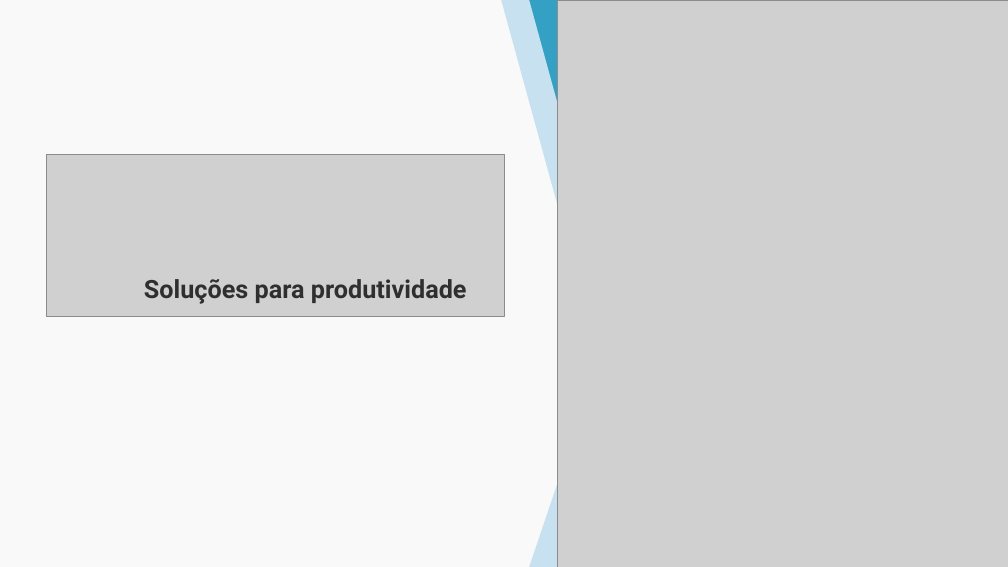
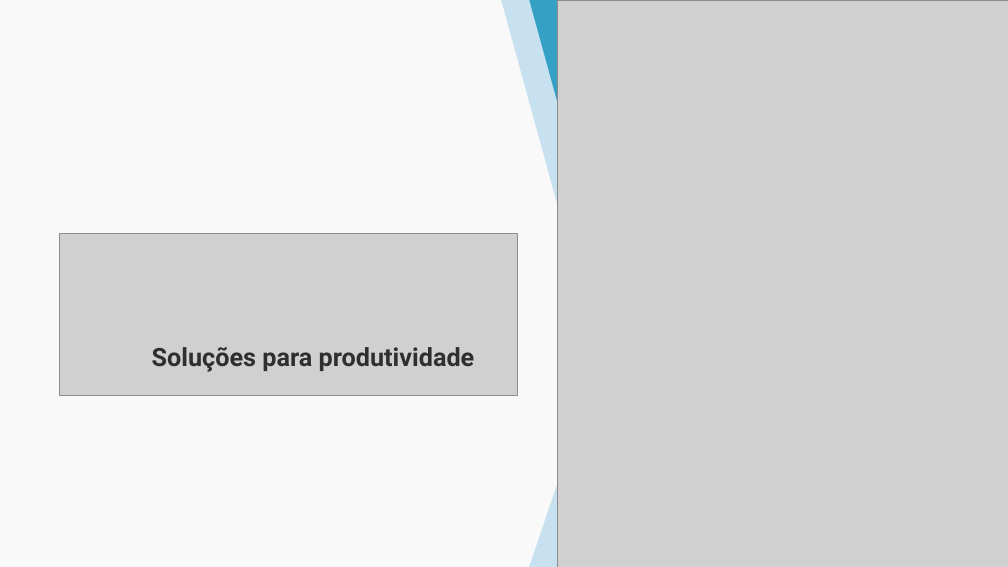
Before and after one commit to esteves-esta/TechHumi, a slide deck: slide 2 of documentacao/PowerPoint.pptx (slide 1 before the commit). Drawn at 1008x567 pixels with LibreOffice and Linux fonts; fonts in the diff are those of the drawing; grey boxes stand for pictures. Boxes give left, top, right and bottom in pixels: in the first picture for what was removed or moved away, otherwise in the second. Text is boxed around its words. In the diff, an @@ line names an element or a change of style, - is before the commit and + after.

```diff
--- a/documentacao/PowerPoint.pptx
+++ b/documentacao/PowerPoint.pptx
@@ picture: place and size @@
-picture at <box>47,154,504,316</box>
+picture at <box>60,234,517,395</box>
@@ subtitle "Soluções para produtividade": place and size @@
-subtitle "Soluções para produtividade" at <box>144,279,467,304</box>
+subtitle "Soluções para produtividade" at <box>152,347,475,372</box>
```
Also in this commit, not shown: 1 other slide changed, 9 slides added, 3 slides removed.
